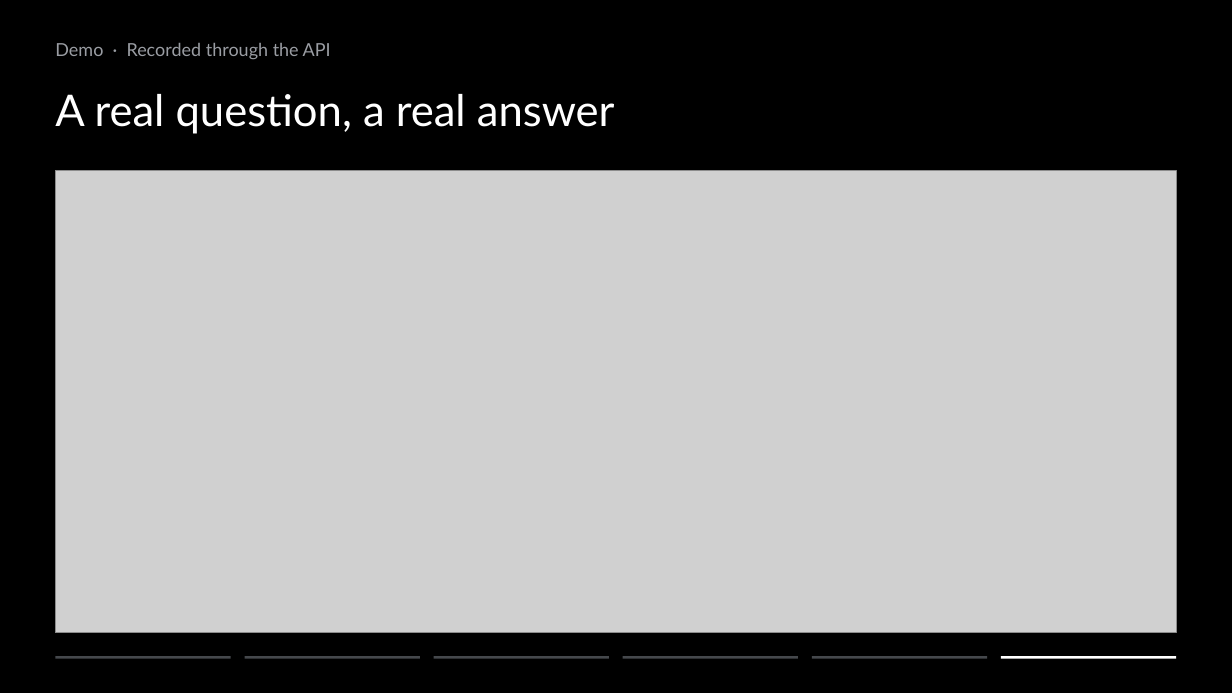
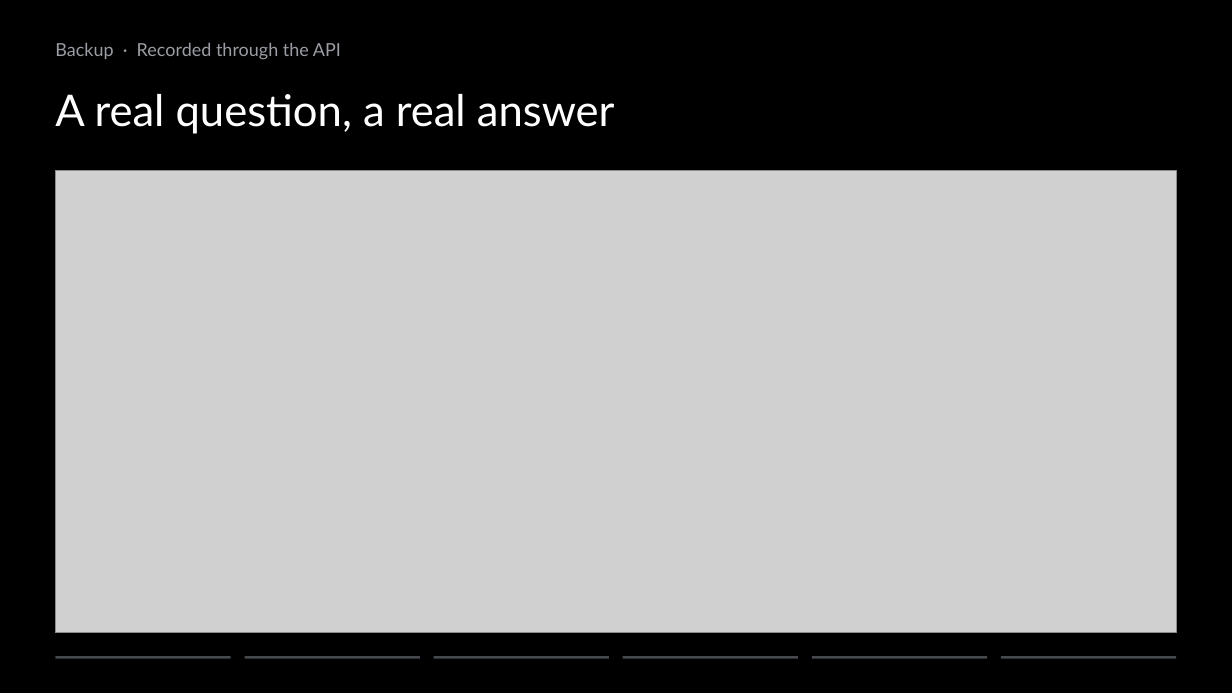
Before and after one commit to ziyangliu-666/lumen-next, a slide deck: slide 19 of docs/platform/slides/out/Team15-Lumen-Platform.pptx (slide 28 before the commit). Drawn at 1232x693 pixels with LibreOffice and Linux fonts; fonts in the diff are those of the drawing; grey boxes stand for pictures. Boxes give left, top, right and bottom in pixels: in the first picture for what was removed or moved away, otherwise in the second. Text is boxed around its words. In the diff, an @@ line names an element or a change of style, - is before the commit and + after.

```diff
--- a/docs/platform/slides/out/Team15-Lumen-Platform.pptx
+++ b/docs/platform/slides/out/Team15-Lumen-Platform.pptx
@@ text at [55,43,341,59]: text changed @@
-Demo · Recorded through the API
+Backup · Recorded through the API
@@ rectangle at [1001,656,1177,659]: fill #FFFFFF to #45484C @@
```
Also in this commit, not shown: 13 other slides changed, 1 slide added, 14 slides removed, 11 other files.
